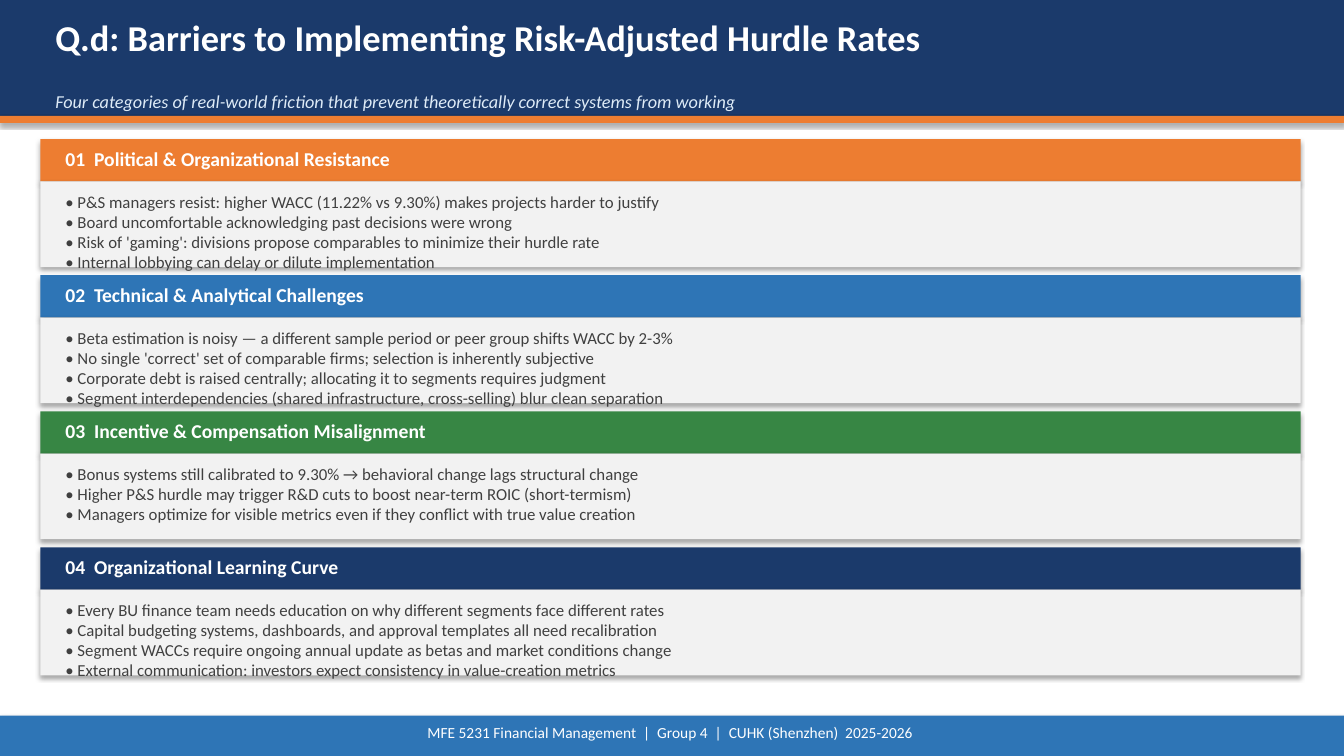
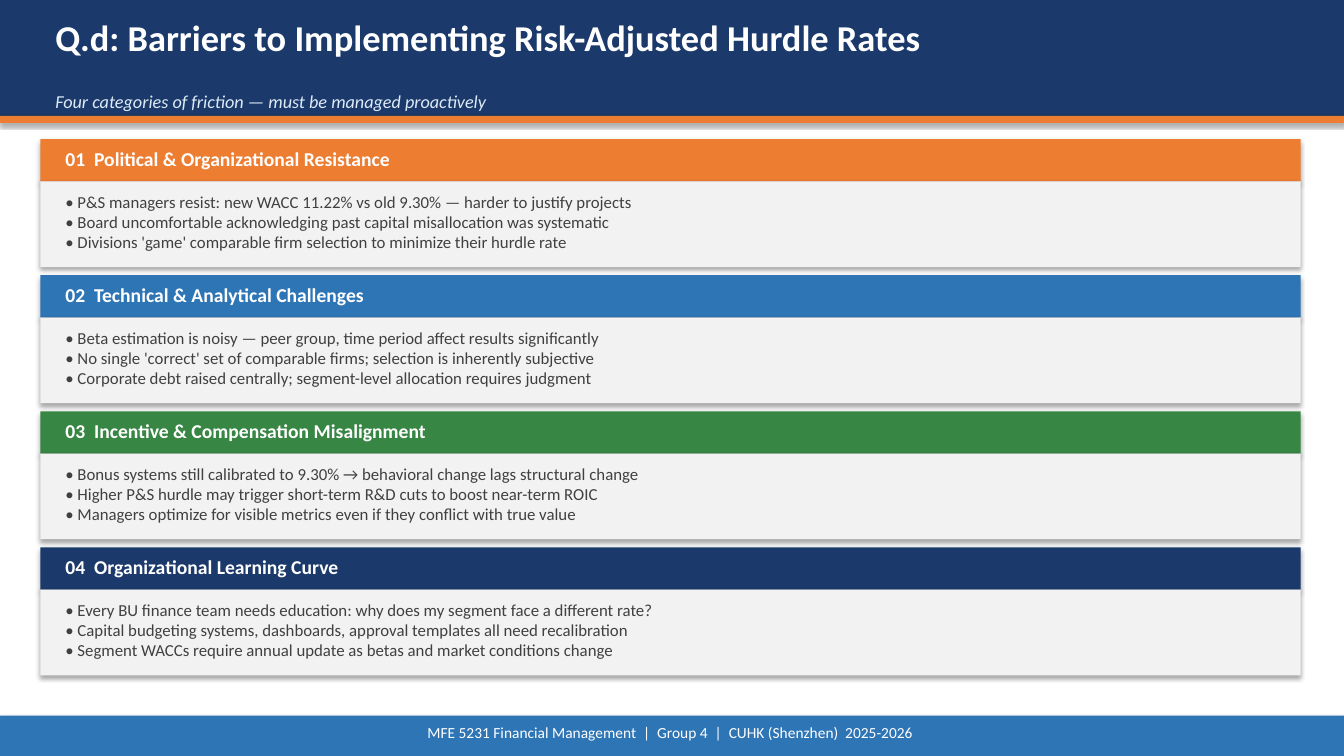
Before and after one commit to zou-haiyun-316/mfe5231casestudy, a slide deck: slide 11 of TeleTech_Case4_Presentation.pptx. Drawn at 1344x756 pixels with LibreOffice and Linux fonts; fonts in the diff are those of the drawing. Boxes give left, top, right and bottom in pixels: in the first picture for what was removed or moved away, otherwise in the second. Text is boxed around its words. In the diff, an @@ line names an element or a change of style, - is before the commit and + after.

```diff
--- a/TeleTech_Case4_Presentation.pptx
+++ b/TeleTech_Case4_Presentation.pptx
@@ text at box(55, 95, 486, 111): text changed @@
-Four categories of real-world friction that prevent theoretically correct systems from working
+Four categories of friction — must be managed proactively
@@ text at box(77, 196, 631, 251): text changed @@
-• P&S managers resist: higher WACC (11.22% vs 9.30%) makes projects harder to justify
-• Board uncomfortable acknowledging past decisions were wrong
-• Risk of 'gaming': divisions propose comparables to minimize their hurdle rate
-• Internal lobbying can delay or dilute implementation
+• P&S managers resist: new WACC 11.22% vs old 9.30% — harder to justify projects
+• Board uncomfortable acknowledging past capital misallocation was systematic
+• Divisions 'game' comparable firm selection to minimize their hurdle rate
@@ text at box(77, 332, 599, 387): text changed @@
-• Beta estimation is noisy — a different sample period or peer group shifts WACC by 2-3%
-• No single 'correct' set of comparable firms; selection is inherently subjective
-• Corporate debt is raised centrally; allocating it to segments requires judgment
-• Segment interdependencies (shared infrastructure, cross-selling) blur clean separation
+• Beta estimation is noisy — peer group, time period affect results significantly
+• No single 'correct' set of comparable firms; selection is inherently subjective
+• Corporate debt raised centrally; segment-level allocation requires judgment
@@ text at box(77, 468, 638, 523): text changed @@
-• Bonus systems still calibrated to 9.30% → behavioral change lags structural change
-• Higher P&S hurdle may trigger R&D cuts to boost near-term ROIC (short-termism)
-• Managers optimize for visible metrics even if they conflict with true value creation
+• Bonus systems still calibrated to 9.30% → behavioral change lags structural change
+• Higher P&S hurdle may trigger short-term R&D cuts to boost near-term ROIC
+• Managers optimize for visible metrics even if they conflict with true value
@@ text at box(77, 604, 652, 659): text changed @@
-• Every BU finance team needs education on why different segments face different rates
-• Capital budgeting systems, dashboards, and approval templates all need recalibration
-• Segment WACCs require ongoing annual update as betas and market conditions change
-• External communication: investors expect consistency in value-creation metrics
+• Every BU finance team needs education: why does my segment face a different rate?
+• Capital budgeting systems, dashboards, approval templates all need recalibration
+• Segment WACCs require annual update as betas and market conditions change
```
Also in this commit, not shown: 11 other slides changed, 1 other file.
